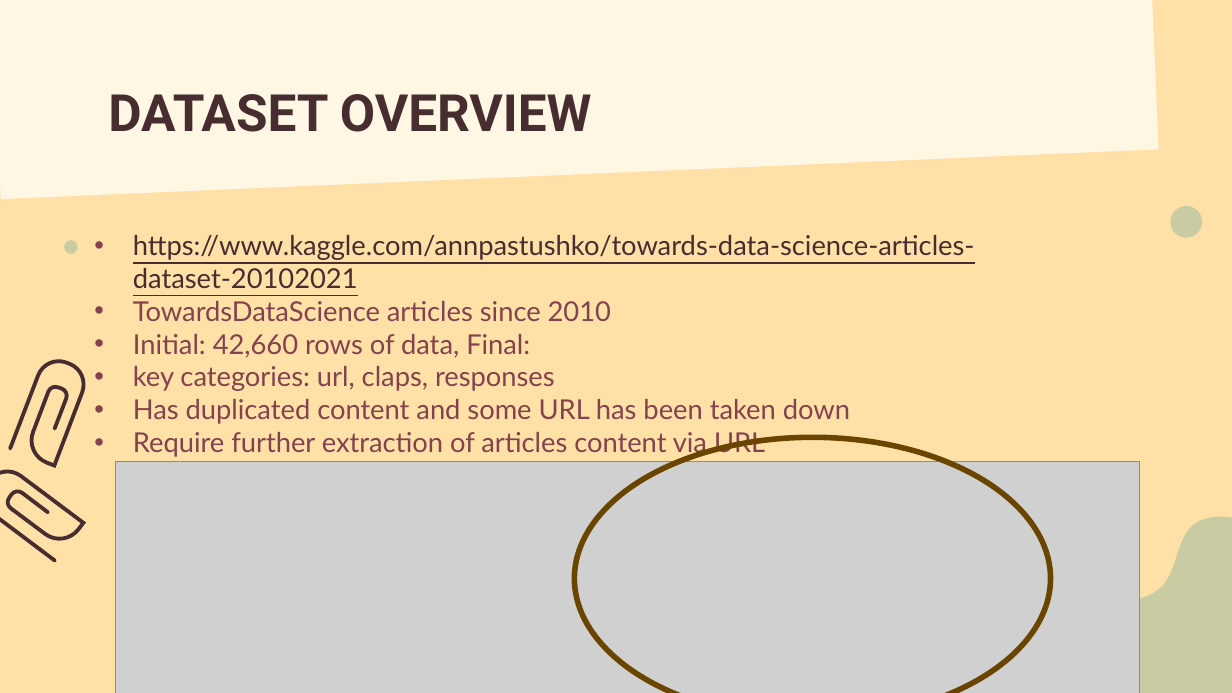
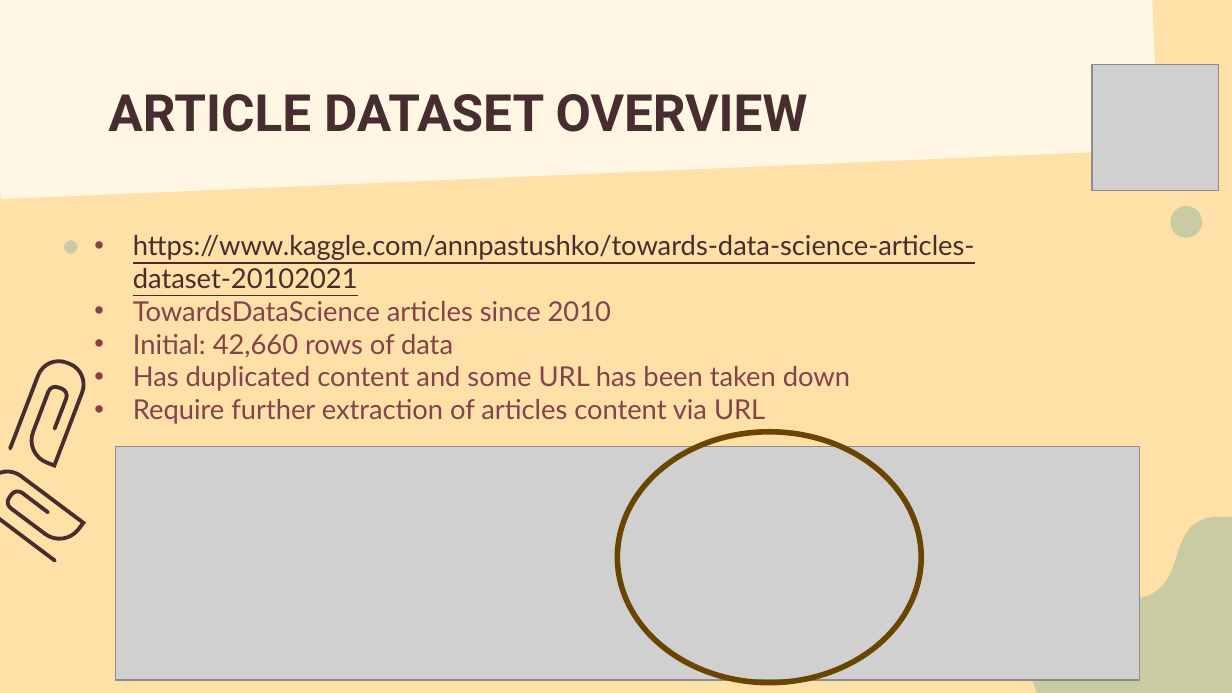
Before and after one commit to LiyanaRoslie/ds-keywords, a slide deck: slide 8 of Capstone_presentation_v1.1.pptx. Drawn at 1232x693 pixels with LibreOffice and Linux fonts; fonts in the diff are those of the drawing; grey boxes stand for pictures. Boxes give left, top, right and bottom in pixels: in the first picture for what was removed or moved away, otherwise in the second. Text is boxed around its words. In the diff, an @@ line names an element or a change of style, - is before the commit and + after.

```diff
--- a/Capstone_presentation_v1.1.pptx
+++ b/Capstone_presentation_v1.1.pptx
@@ picture added at (x1=1092, y1=64, x2=1218, y2=191) @@
@@ title at (x1=108, y1=94, x2=808, y2=132): text changed @@
-DATASET OVERVIEW
+ARTICLE DATASET OVERVIEW
@@ subtitle at (x1=133, y1=334, x2=453, y2=358): text changed @@
-• Initial: 42,660 rows of data, Final:
-• key categories: url, claps, responses
+• Initial: 42,660 rows of data
@@ picture moved from (x1=116, y1=462, x2=1140, y2=693) to (x1=116, y1=446, x2=1140, y2=680) @@
@@ ellipse resized from (x1=574, y1=437, x2=1050, y2=693) to (x1=617, y1=431, x2=922, y2=683) @@
```
Also in this commit, not shown: 14 other slides changed, 3 slides added, 1 slide removed.
